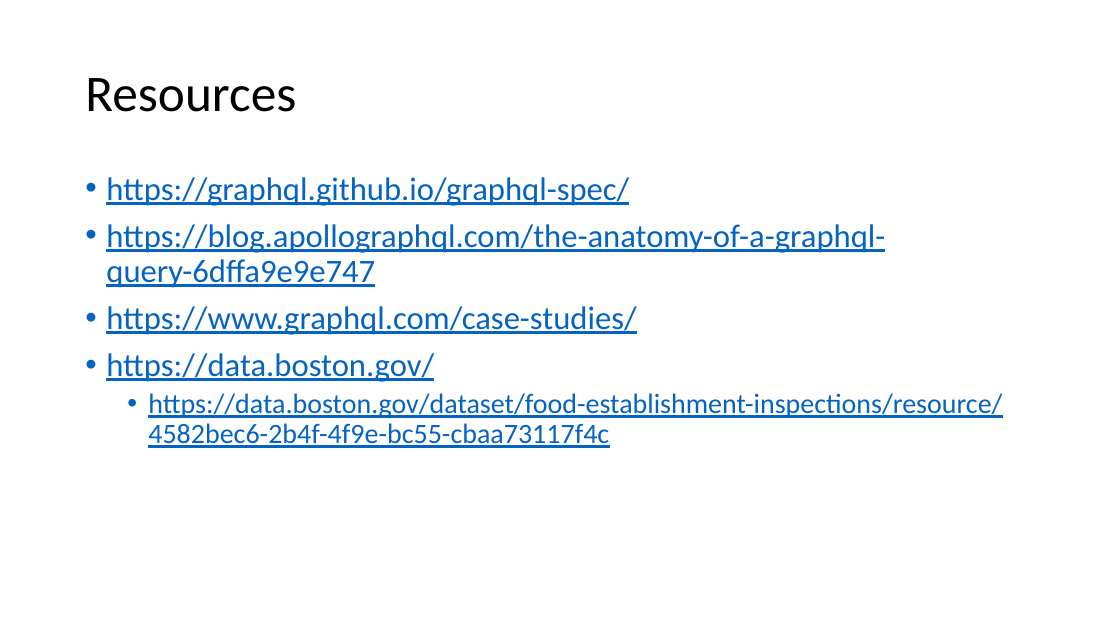
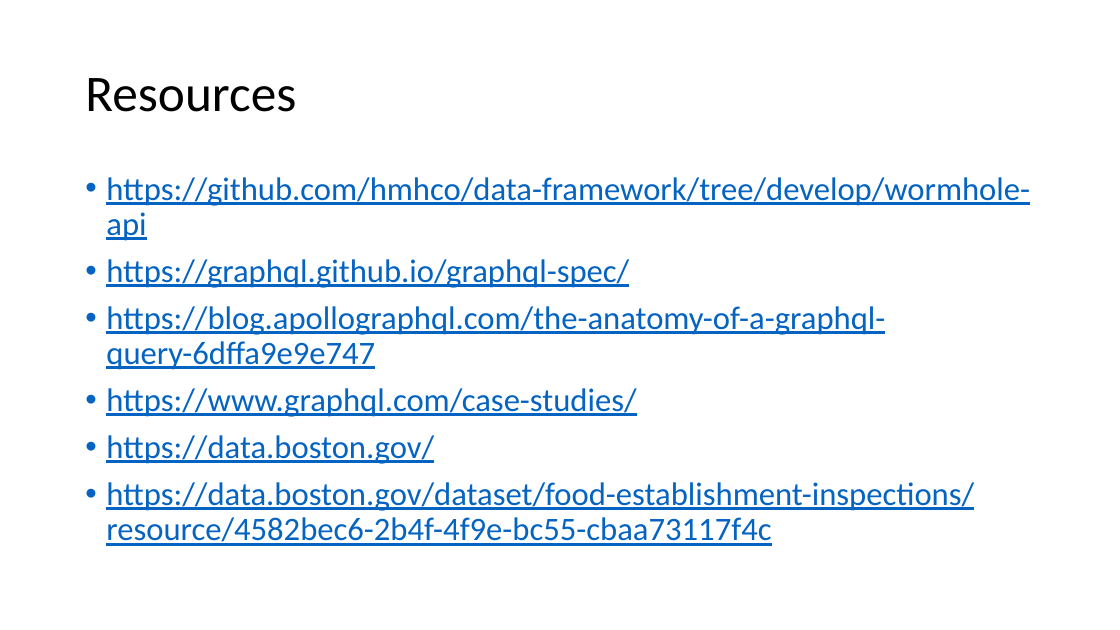
Before and after one commit to AlanCramer/BostonRestaurantInspections, a slide deck: slide 15 of Wormhole.pptx. Drawn at 1120x630 pixels with LibreOffice and Linux fonts; fonts in the diff are those of the drawing. Boxes give left, top, right and bottom in pixels: in the first picture for what was removed or moved away, otherwise in the second. Text is boxed around its words. In the diff, an @@ line names an element or a change of style, - is before the commit and + after.

Commit message:
update to ppt, delete readme

```diff
--- a/Wormhole.pptx
+++ b/Wormhole.pptx
@@ text at (x1=106, y1=177, x2=1030, y2=241): paragraph added @@
+• https://github.com/hmhco/data-framework/tree/develop/wormhole-api
@@ text at (x1=106, y1=482, x2=974, y2=546): size 24 to 28 pt in "https://data.boston.gov/dataset/food-establishment-inspectio ..."; list level 2 to 1 in "https://data.boston.gov/dataset/food-establishment-inspectio ..." @@
```
Also in this commit, not shown: 3 other files.
